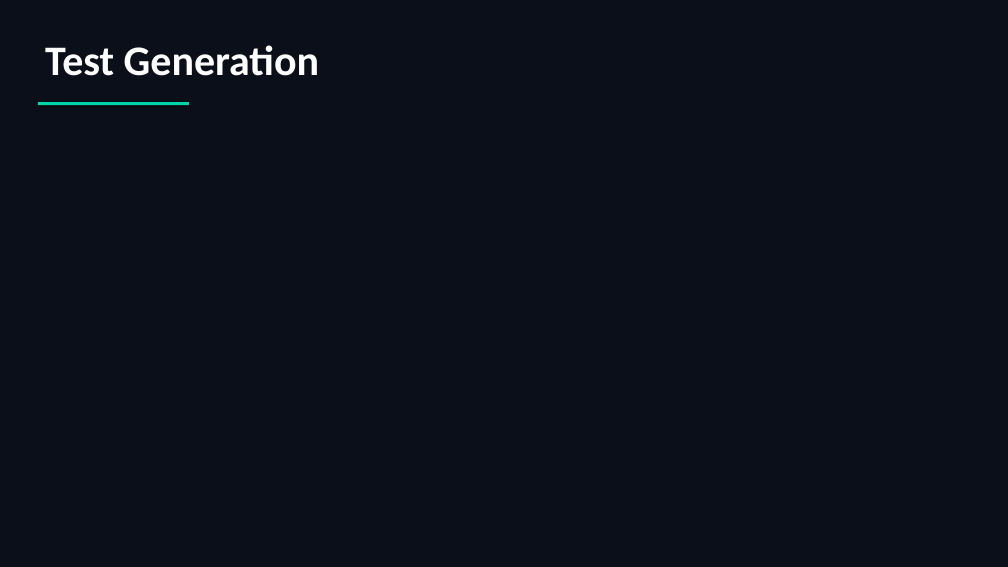
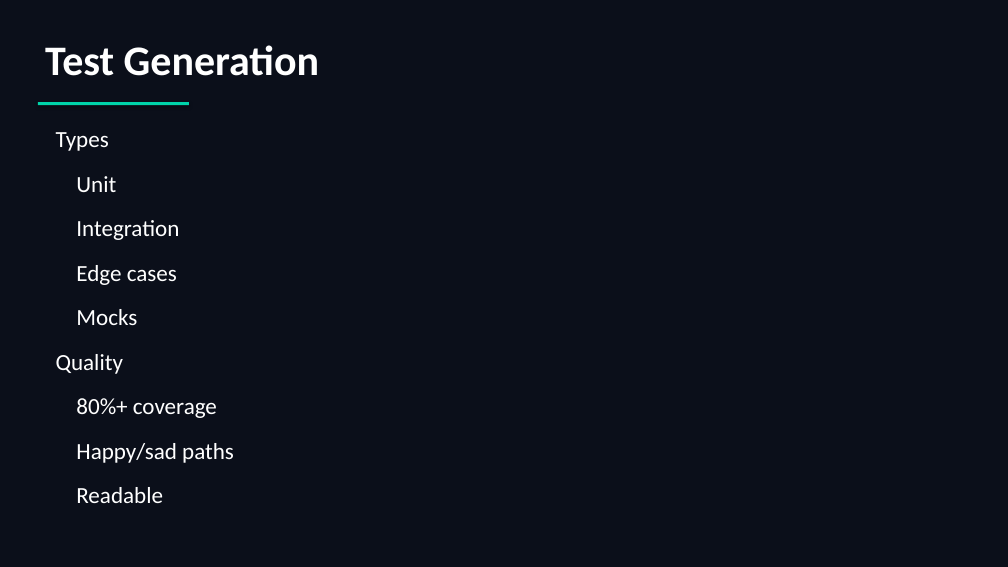
Before and after one commit to scottrhay/AIA-ClaudeCopilot, a slide deck: slide 92 of slides/Day2_Claude_Code_Fundamentals.pptx. Drawn at 1008x567 pixels with LibreOffice and Linux fonts; fonts in the diff are those of the drawing. Boxes give left, top, right and bottom in pixels: in the first picture for what was removed or moved away, otherwise in the second. Text is boxed around its words. In the diff, an @@ line names an element or a change of style, - is before the commit and + after.

```diff
--- a/slides/Day2_Claude_Code_Fundamentals.pptx
+++ b/slides/Day2_Claude_Code_Fundamentals.pptx
@@ text added at (56,132,234,503), 22 pt, text #FFFFFF @@
+Types
+Unit
+Integration
+Edge cases
+Mocks
+Quality
+80%+ coverage
+Happy/sad paths
+Readable
```
Also in this commit, not shown: 40 other slides changed, 1 slide added, 1 slide removed.
